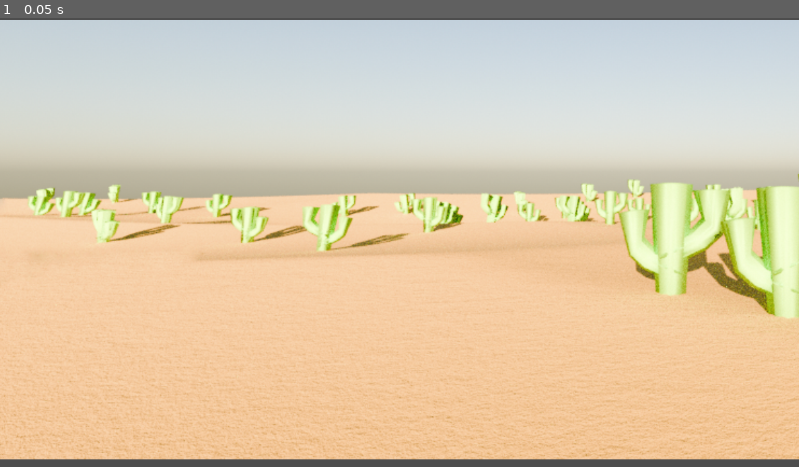
Above: before the commit, frame 1.
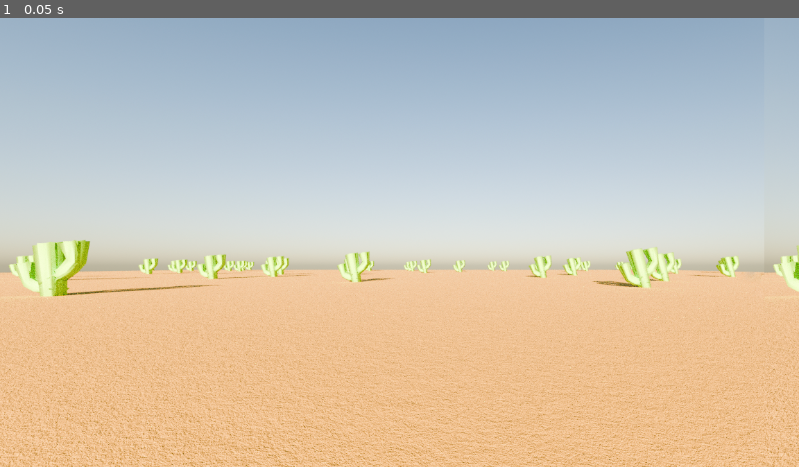
Above: after the commit, the same moment.

Repository: Burns3y/Pedro
Game: Godot game, scene res://scenes/levels/level_1.tscn
The game is run twice, just before and just after one commit, with the same random seed, the same clock (stepped at 60 frames per second) and the same inputs. The project has no main scene, so this scene is started directly.
Inputs:
- Up to frame 1 (0.05 s): no input

The runs differ from the first frame. In frame 1, 65% of the frame differs, in the area x 0-100%, y 0-100%.

Commit message:
Changed bg
Changed the background images to newer ones blake made, they still didn't really work so asked him to make more

Diff:
--- a/scenes/levels/level_1.tscn
+++ b/scenes/levels/level_1.tscn
@@ -1,15 +1,13 @@
 [gd_scene load_steps=2 format=3 uid="uid://ciytqqd3poxt0"]
 
-[ext_resource type="Texture2D" uid="uid://dc3lyxrwaxtt8" path="res://assets/backgrounds/desert_background_pedro.png" id="1_0pf5a"]
+[ext_resource type="Texture2D" uid="uid://bsdtu6c01arml" path="res://assets/backgrounds/desert_bg2.png" id="1_lqab1"]
 
 [node name="Level1" type="Node2D"]
 
-[node name="DesertBackgroundPedro" type="Sprite2D" parent="."]
-position = Vector2(837, 320)
-scale = Vector2(1.55392, 1.55392)
-texture = ExtResource("1_0pf5a")
+[node name="DesertBg2" type="Sprite2D" parent="."]
+position = Vector2(551, 276)
+texture = ExtResource("1_lqab1")
 
-[node name="DesertBackgroundPedro2" type="Sprite2D" parent="."]
-position = Vector2(2521, 320)
-scale = Vector2(1.55392, 1.55392)
-texture = ExtResource("1_0pf5a")
+[node name="DesertBg3" type="Sprite2D" parent="."]
+position = Vector2(1653, 276)
+texture = ExtResource("1_lqab1")
Binary file removed: assets/backgrounds/desert_background_pedro.png
Binary file added: assets/backgrounds/desert_bg2.png
Not shown, changed: assets/backgrounds/desert_bg2.png.import
